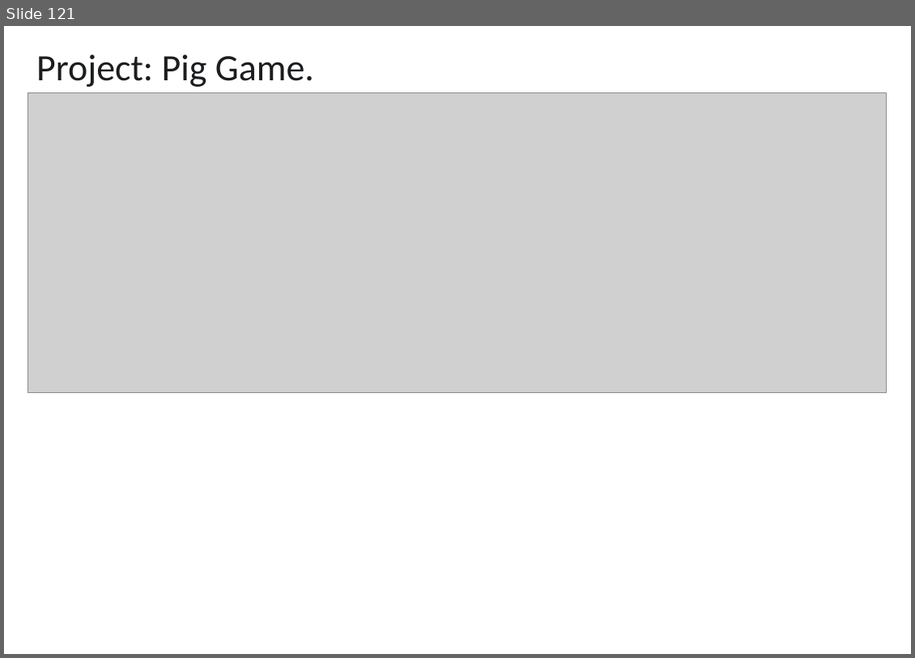
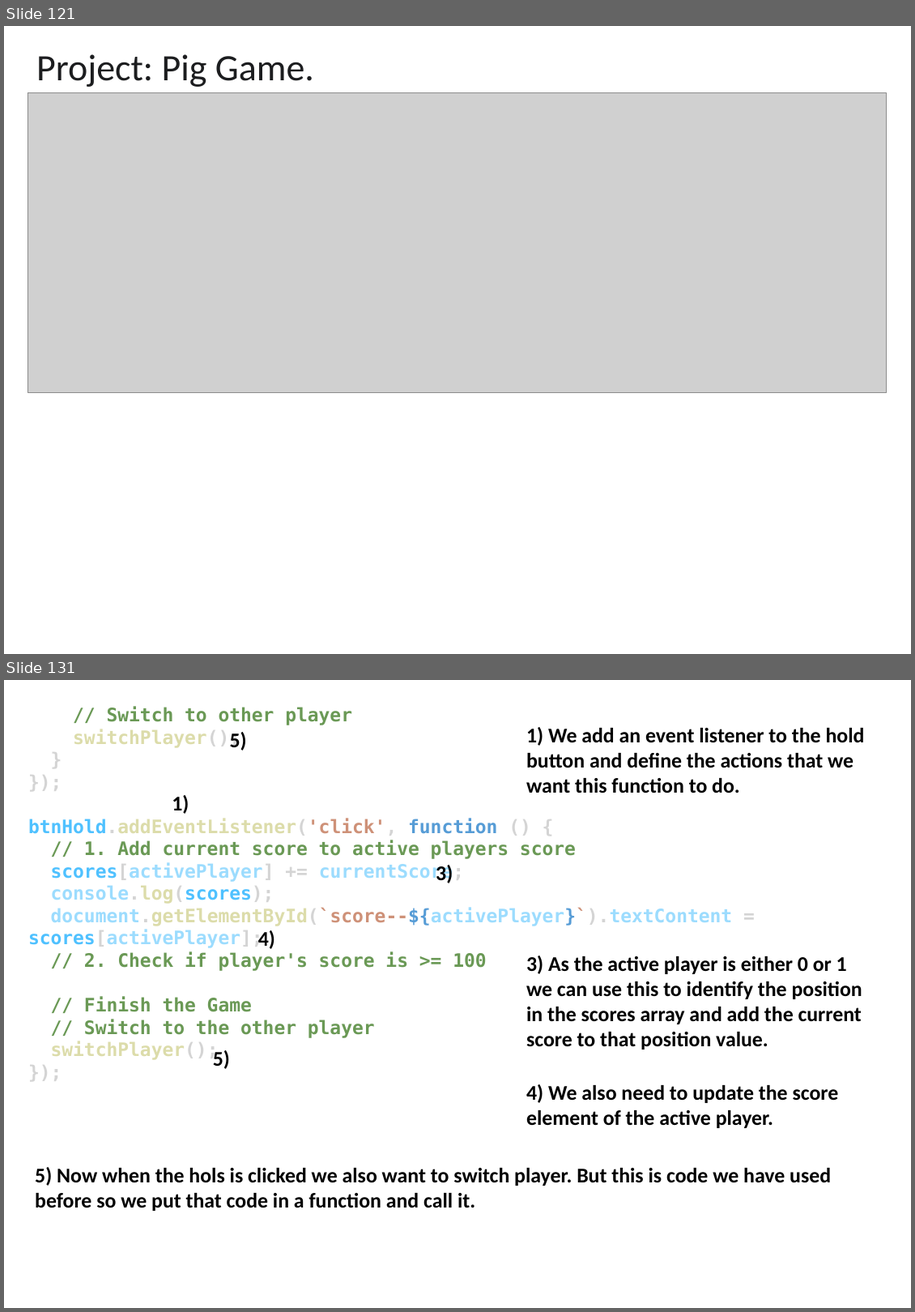
Before and after one commit to EL-EL-BCN/Complete-Javascript-Course, a slide deck: complete-javascript-course.pptx. Shown one above the other, each under a label of ours: slide 121 before the commit, slides 121 and 131 after it; the slides between them are not shown. The pictures are 915x658 and 915x1312 pixels, drawn with LibreOffice and Linux fonts; fonts in the diff are those of the drawing; grey boxes stand for pictures. Boxes give left, top, right and bottom in pixels: in the first picture for what was removed or moved away, otherwise in the second. Text is boxed around its words. In the diff, an @@ line names an element or a change of style, - is before the commit and + after.

```diff
--- a/complete-javascript-course.pptx
+++ b/complete-javascript-course.pptx
@@ slide 131 added at box(4, 680, 911, 1308), background #FFFFFF @@
@@ text added at box(28, 706, 733, 1060), 16 pt, text #6A9955, bold @@
+// Switch to other player
+switchPlayer();
+}
+});
+btnHold.addEventListener('click', function () {
+// 1. Add current score to active players score
+scores[activePlayer] += currentScore;
+console.log(scores);
+document.getElementById(`score--${activePlayer}`).textContent = scores[activePlayer];
+// 2. Check if player's score is >= 100
+// Finish the Game
+// Switch to the other player
+switchPlayer();
+});
@@ text added at box(526, 727, 865, 793), 18 pt, text #000000, bold @@
+1) We add an event listener to the hold button and define the actions that we want this function to do.
@@ text added at box(230, 732, 247, 750), 18 pt, text #000000, bold @@
+5)
@@ text added at box(172, 795, 189, 814), 18 pt, text #000000, bold @@
+1)
@@ text added at box(436, 865, 453, 883), 18 pt, text #000000, bold @@
+3)
@@ text added at box(258, 930, 275, 949), 18 pt, text #000000, bold @@
+4)
@@ text added at box(526, 955, 863, 1049), 18 pt, text #000000, bold @@
+3) As the active player is either 0 or 1 we can use this to identify the position in the scores array and add the current score to that position value.
@@ text added at box(213, 1049, 230, 1069), 18 pt, text #000000, bold @@
+5)
@@ text added at box(526, 1084, 839, 1128), 18 pt, text #000000, bold @@
+4) We also need to update the score element of the active player.
@@ text added at box(35, 1167, 831, 1211), 18 pt, text #000000, bold @@
+5) Now when the hols is clicked we also want to switch player. But this is code we have used before so we put that code in a function and call it.
```
Also in this commit, not shown: 25 other slides added, 1 slide removed, 2 other files.
